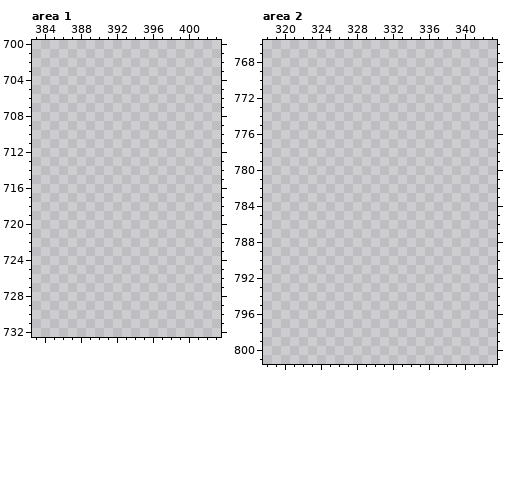
Pixel-art file -- assets/ground-objects(32x32).aseprite. The picture above was drawn from the file before the commit.
1000x1000 pixels, 1 frame. Colours within 5 levels of each other are drawn and written as one. Shown: area 1: x 383..403, y 700..732; area 2: x 318..343, y 766..801. The commit also changed other parts of the picture, which this record leaves out.
And afterwards:
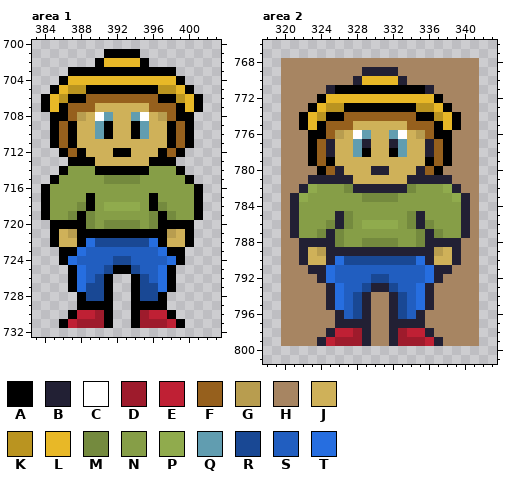
Palette (. is transparent): A #000000  B #222034  C #ffffff  D #9e1b2c  E #bf2034  F #96601d  G #b89d4f  H #a78562  J #cfb159  K #ba9420  L #e8b827  M #748a3e  N #869e47  P #90ab4d  Q #619db0  R #194894  S #215ec0  T #266ee0
From old to new:
Changed rows in their new state; - is an unchanged pixel.
Area 1:
first column x 384:
701 -------AAAA-------
702 ------ALLLLA------
703 ---AAAAAAAAAAAA---
704 --ALLLLLLLLLLLLA--
705 -ALKKAAAAAAAAKKLA-
706 ALKAAFFFFFFFFAAKLA
707 ALAFFFJJJJJJFFFALA
708 -AAFGJCQJJQCJGFAA-
709 -AFAJJQAJJAQJJAFA-
710 -AFAJJQAJJAQJJAFA-
711 -AFAJJJJJJJJJJAFA-
712 --AFAJJJAAJJJAFA--
713 ---AAAJJJJJJAAA---
714 --ANNNAAAAAANNNA--
715 -ANNNNNMMMMNNNNNA-
716 ANNNNNNNNNNNNNNNNA
717 ANNNNANNNNNNANNNNA
718 ANNNMANPPPPNAMNNNA
719 ANNMAMNNNNNNMAMNNA
720 -AAAAMNMMMMNMAAAA-
721 -AJGAAAAAAAAAAGJA-
722 -AJJATRRRRRRTAJJA-
723 --AATSSSSSSSSTAA--
724 --ATSSSSRRSSSSTA--
725 ---ATSSRAARSSTA---
726 ---ATSRA--ARSTA---
727 ---ATRRA--ARRTA---
728 ----ARRA--ARRA----
729 ----AAAA--AAAA----
730 ---AEEDA--ADEEA---
731 --AEDDDA--ADDDEA--
Area 2:
first column x 320:
768 HHHHHHHHHHHHHHHHHHHHHH
769 HHHHHHHHHBBBBHHHHHHHHH
770 HHHHHHHHBLLLLBHHHHHHHH
771 HHHHHBAAAAAAAAAABHHHHH
772 HHHHALLLLLLLLLLLLAHHHH
773 HHHALKKAAAAAAAAKKLAHHH
774 HHALKAAFFFFFFFFAAKLAHH
775 HHALAFFFJJJJJJFFFALAHH
776 HHHAAFGJCQJJQCJGFAAHHH
777 HHHAFBJJQBJJBQJJBFAHHH
778 HHHAFBJJQAJJAQJJBFAHHH
779 HHHAFAJJJJJJJJJJAFAHHH
780 HHHHAFBJJJBBJJJBFAHHHH
781 HHHBBBBBJJJJJJBBBBBHHH
782 HHBPNNNMBBBBBBMNNNPBHH
783 HBPNNNNNNMMMMNNNNNNPBH
784 HBNNNNNNNNNNNNNNNNNNBH
785 HBNNNNBMNNNNNNMBNNNNBH
786 HBNNNMBMNPPPPNMBMNNNBH
787 HBNNMBMNNNNNNNNMBMNNBH
788 HHBBBBMNNMMMMNNMBBBBHH
789 HHBJGBBBBBBBBBBBBGJBHH
790 HHBJJBTRRRRRRRRTBJJBHH
791 HHHBBTSSSSSSSSSSTBBHHH
792 HHHHBTSSSSRRSSSSTBHHHH
793 HHHHHBTSSRBBRSSTBHHHHH
794 HHHHHBTSRBHHBRSTBHHHHH
795 HHHHHBTSRBHHBRSTBHHHHH
796 HHHHHHBSRBHHBRSBHHHHHH
797 HHHHHHBBBBHHBBBBHHHHHH
798 HHHHHBEEDBHHBDEEBHHHHH
799 HHHHBEDDDBHHBDDDEBHHHH
Changed places in both pictures, as pixel boxes (x1, y1, x2, y2):
added: (41, 49, 203, 328)
added: (281, 58, 479, 346)
